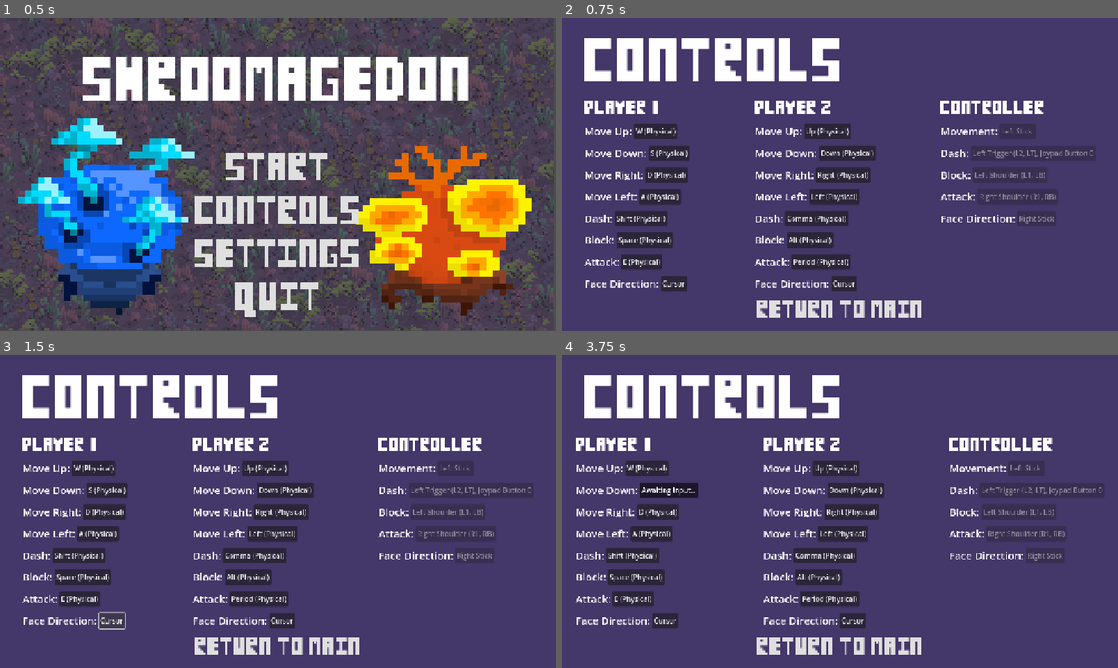
Above: before the commit, frames 1-4 (two rows, left to right).
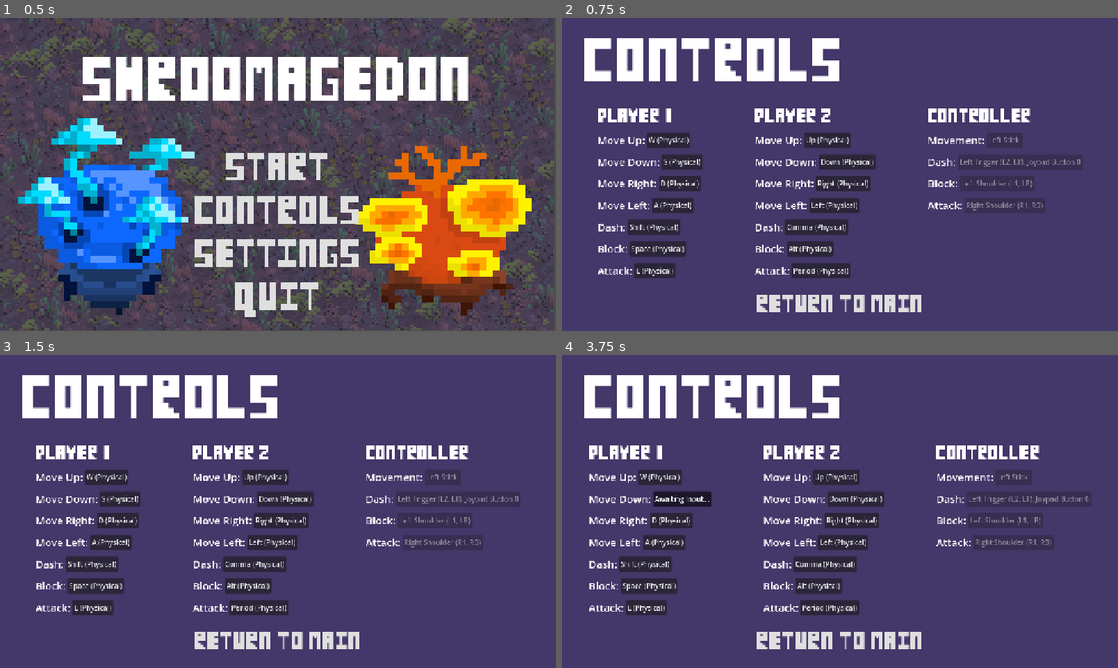
Above: after the commit, the same moments.

Repository: srabin/game_jam_controlled_chaos
Game: Godot game, scene res://ui/title_screen.tscn
The game is run twice, just before and just after one commit, with the same random seed, the same clock (stepped at 60 frames per second) and the same inputs. Sound files missing from this copy of the repository are replaced by a short silence.
Inputs (mouse positions are in pixels of both pictures, inside the frame that each line leads up to):
- Up to frame 1 (0.5 s): no input
- Up to frame 2 (0.75 s): click "CONTROLS" at 0.5 s
- Up to frame 3 (1.5 s): click (111, 621) at 1.25 s, where only the run before the commit has a clickable "Cursor"
- Up to frame 4 (3.75 s): click "W (Physical)" at 2 s; click "Awaiting Input..." at 2.75 s; click "S (Physical)" at 3.5 s

Frame 1 is identical in both runs. In frame 2, 14% of the frame differs, in the area x 4-96%, y 26-96%; in frame 3, 15%; in frame 4, 15%, in the area x 2-97%, y 26-96%.

Commit message:
controls updated

Diff:
--- a/ui/controls.tscn
+++ b/ui/controls.tscn
@@ -38,12 +38,12 @@
 anchor_bottom = 1.0
 grow_horizontal = 2
 grow_vertical = 2
-theme_override_constants/margin_top = 180
+theme_override_constants/margin_top = 200
 theme_override_constants/margin_bottom = 20
 
 [node name="HBoxContainer" type="HBoxContainer" parent="MarginContainer"]
 layout_mode = 2
-theme_override_constants/separation = 150
+theme_override_constants/separation = 120
 alignment = 1
 
 [node name="Player1" type="VBoxContainer" parent="MarginContainer/HBoxContainer"]
@@ -156,19 +156,6 @@
 script = ExtResource("2_3bxso")
 action = "light_attack_0"
 
-[node name="HBoxContainer" type="HBoxContainer" parent="MarginContainer/HBoxContainer/Player1"]
-layout_mode = 2
-
-[node name="LookLabel" type="Label" parent="MarginContainer/HBoxContainer/Player1/HBoxContainer"]
-layout_mode = 2
-theme_override_font_sizes/font_size = 24
-text = "Face Direction:"
-
-[node name="LookButton" type="Button" parent="MarginContainer/HBoxContainer/Player1/HBoxContainer"]
-process_mode = 3
-layout_mode = 2
-text = "Cursor"
-
 [node name="Player2" type="VBoxContainer" parent="MarginContainer/HBoxContainer"]
 layout_mode = 2
 size_flags_horizontal = 4
@@ -279,19 +266,6 @@
 script = ExtResource("2_3bxso")
 action = "light_attack_1"
 
-[node name="HBoxContainer" type="HBoxContainer" parent="MarginContainer/HBoxContainer/Player2"]
-layout_mode = 2
-
-[node name="LookLabel" type="Label" parent="MarginContainer/HBoxContainer/Player2/HBoxContainer"]
-layout_mode = 2
-theme_override_font_sizes/font_size = 24
-text = "Face Direction:"
-
-[node name="LookButton" type="Button" parent="MarginContainer/HBoxContainer/Player2/HBoxContainer"]
-process_mode = 3
-layout_mode = 2
-text = "Cursor"
-
 [node name="Controller" type="VBoxContainer" parent="MarginContainer/HBoxContainer"]
 layout_mode = 2
 size_flags_horizontal = 4
@@ -360,27 +334,13 @@
 disabled = true
 text = "Right Shoulder (R1, RB)"
 
-[node name="HBoxContainer" type="HBoxContainer" parent="MarginContainer/HBoxContainer/Controller"]
-layout_mode = 2
-
-[node name="LookLabel" type="Label" parent="MarginContainer/HBoxContainer/Controller/HBoxContainer"]
-layout_mode = 2
-theme_override_font_sizes/font_size = 24
-text = "Face Direction:"
-
-[node name="LookButton" type="Button" parent="MarginContainer/HBoxContainer/Controller/HBoxContainer"]
-process_mode = 3
-layout_mode = 2
-disabled = true
-text = "Right Stick"
-
 [node name="ReturnButton" type="Button" parent="."]
 process_mode = 3
 layout_mode = 2
 offset_left = 447.0
-offset_top = 640.0
+offset_top = 628.0
 offset_right = 833.0
-offset_bottom = 700.0
+offset_bottom = 688.0
 grow_horizontal = 2
 grow_vertical = 0
 size_flags_horizontal = 4
Not shown: 1 places in ui/controls.tscn that only renumber resources
